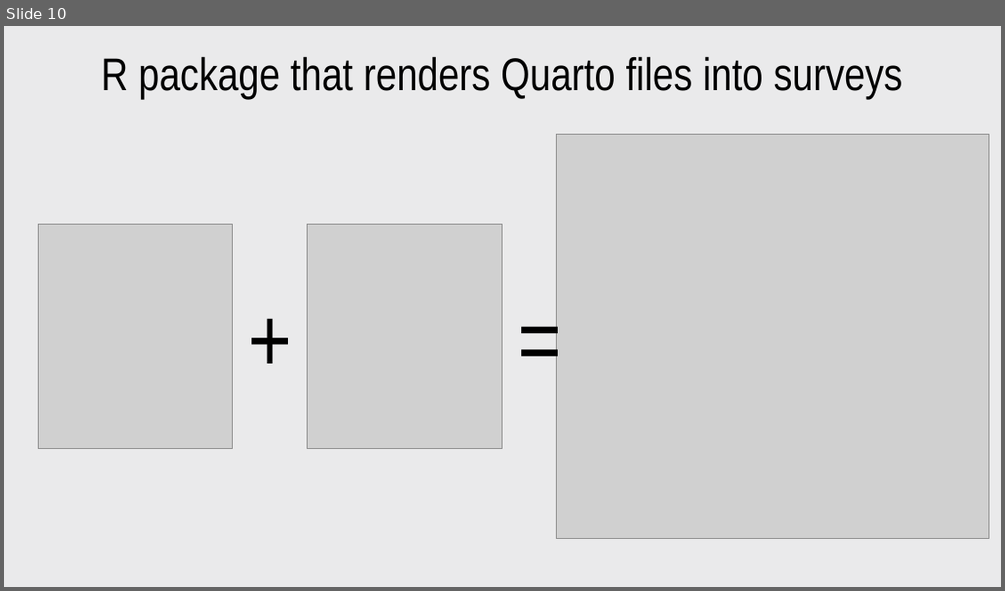
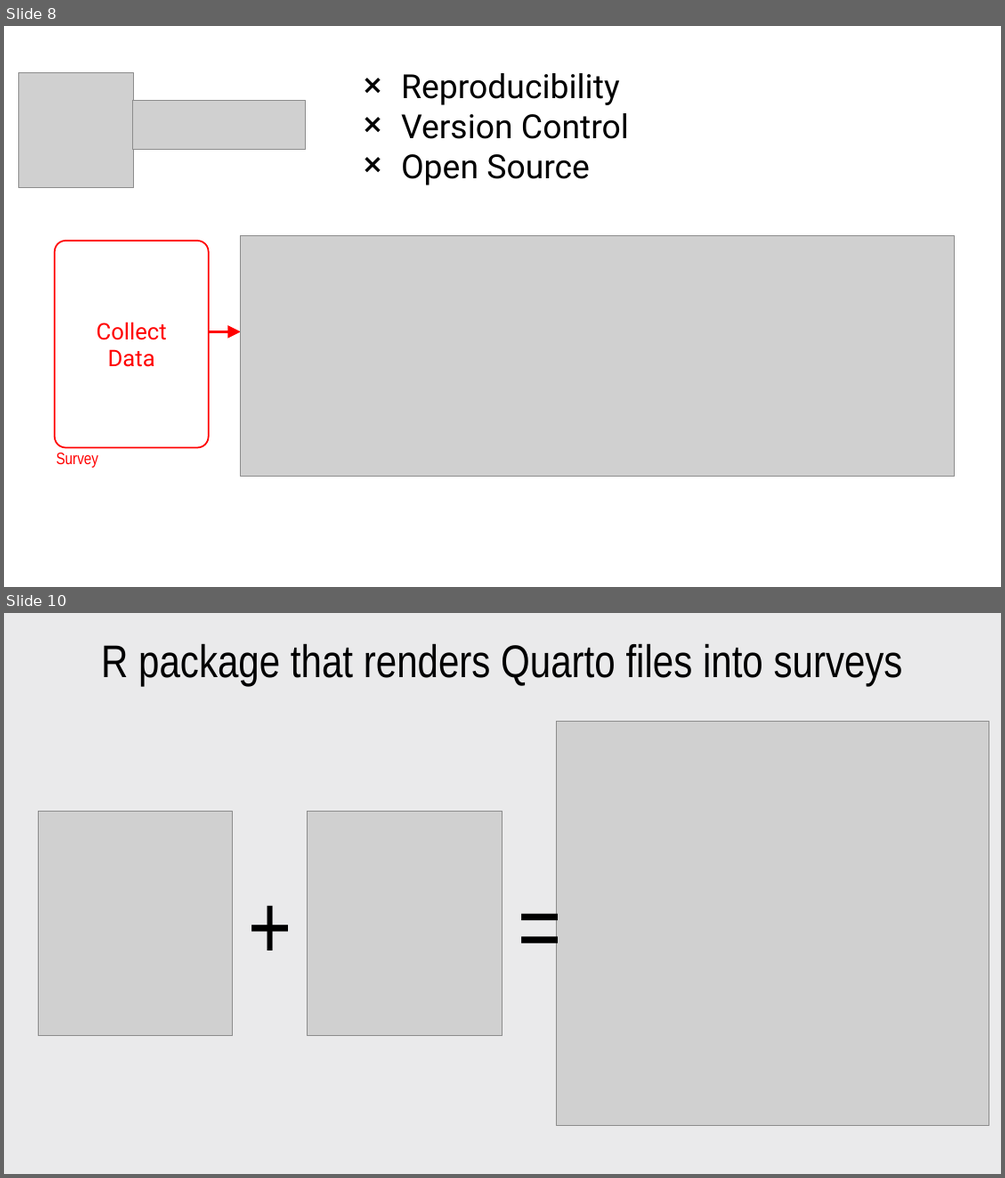
Before and after one commit to jhelvy/2025-posit-conf-surveydown, a slide deck: images/images.pptx. Shown one above the other, each under a label of ours: slide 10 before the commit, slides 8 and 10 after it; the slides between them are not shown. The pictures are 1005x591 and 1005x1178 pixels, drawn with LibreOffice and Linux fonts; fonts in the diff are those of the drawing; grey boxes stand for pictures. Boxes give left, top, right and bottom in pixels: in the first picture for what was removed or moved away, otherwise in the second. Text is boxed around its words. In the diff, an @@ line names an element or a change of style, - is before the commit and + after.

```diff
--- a/images/images.pptx
+++ b/images/images.pptx
@@ slide 8 added at (4,26,1001,587), background #FFFFFF @@
@@ picture added at (18,72,133,187) @@
@@ text added at (401,73,629,185), 32 pt, text #000000 @@
+❌ Reproducibility
+❌ Version Control
+❌ Open Source
@@ picture added at (133,100,306,150) @@
@@ picture added at (241,235,955,476) @@
@@ rounded rectangle added at (55,240,209,448), outline #FF0000 1.5 pt, 22 pt, text #FF0000 @@
+Collect
+Data
@@ arrow added from (208, 332) to (241, 332), #FF0000 2.5 pt @@
@@ text added at (57,452,98,467), 16 pt, text #FF0000 @@
+Survey
```
Also in this commit, not shown: 6 slides changed, 4 other slides added, 5 slides removed, 16 other files.
